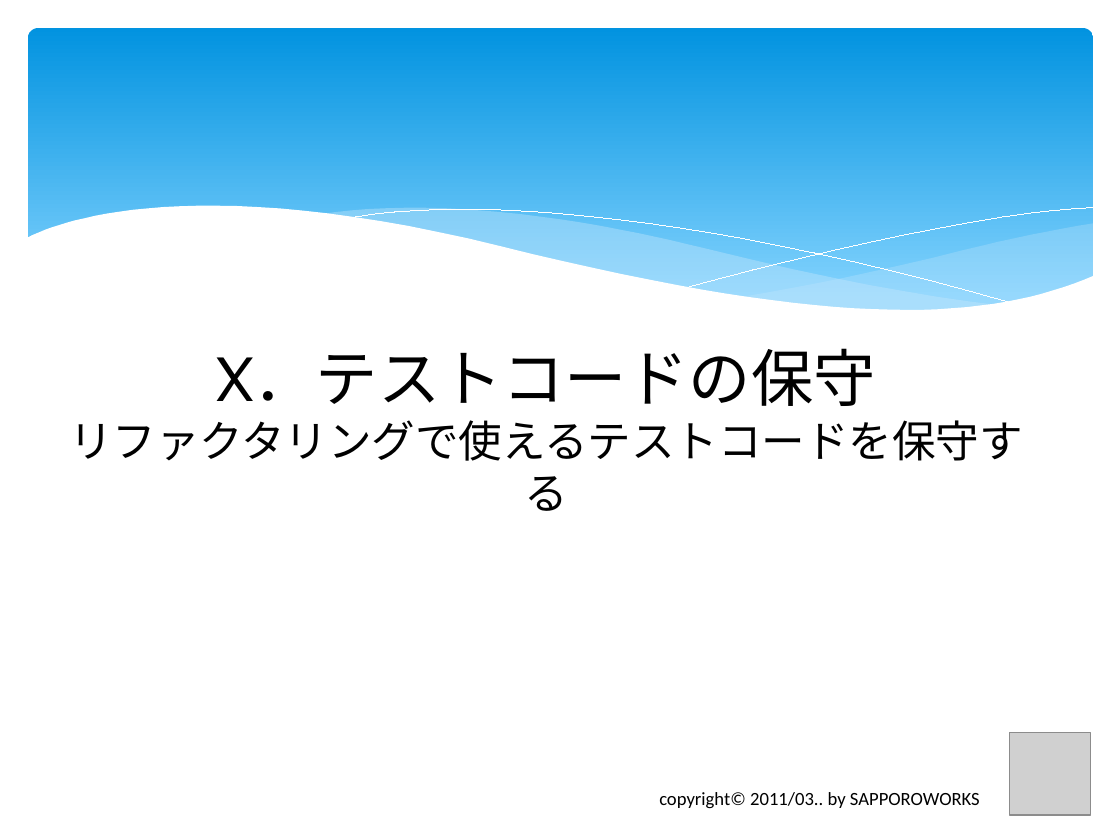
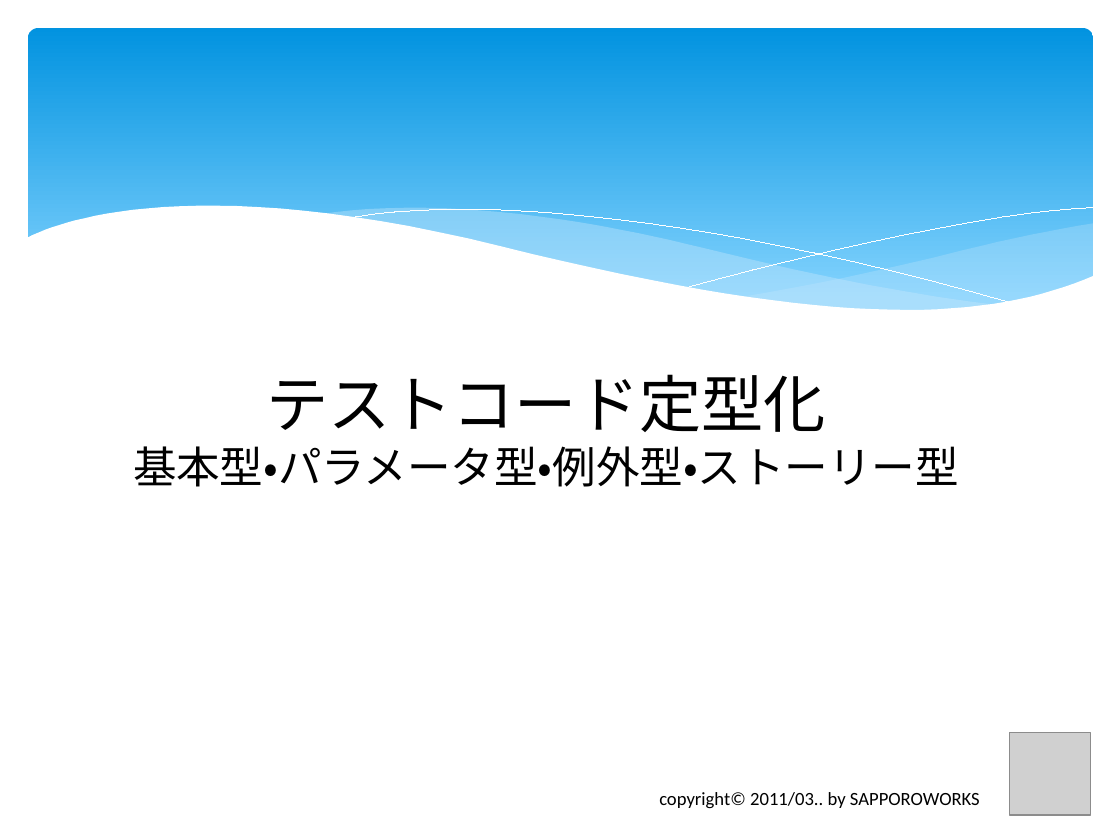
Before and after one commit to furuya02/clrh78, a slide deck: slide 47 of C# から Java へのプログラム移植で体験したTDDの効果は？.pptx. Drawn at 1120x840 pixels with LibreOffice and Linux fonts; fonts in the diff are those of the drawing; grey boxes stand for pictures. Boxes give left, top, right and bottom in pixels: in the first picture for what was removed or moved away, otherwise in the second. Text is boxed around its words. In the diff, an @@ line names an element or a change of style, - is before the commit and + after.

Commit message:
2013.01.14 0840

```diff
--- a/C# から Java へのプログラム移植で体験したTDDの効果は？.pptx
+++ b/C# から Java へのプログラム移植で体験したTDDの効果は？.pptx
@@ title at (133,374,959,487): text changed @@
-X．テストコードの保守
-リファクタリングで使えるテストコードを保守する
+テストコード定型化
+基本型・パラメータ型・例外型・ストーリー型
```
